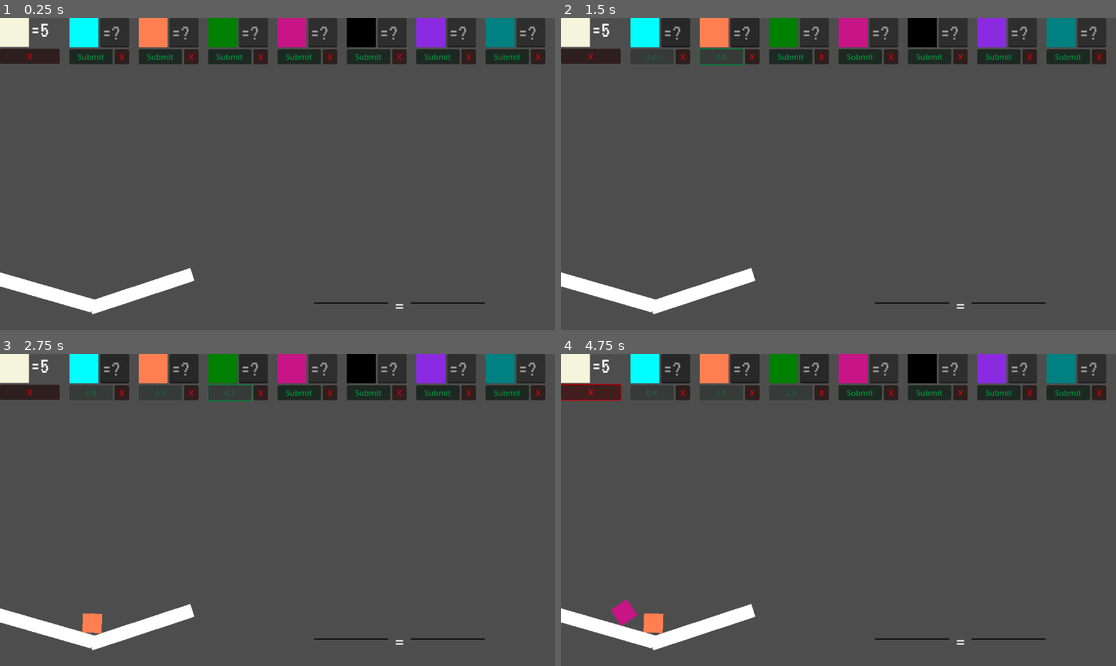
Above: before the commit, frames 1-4 (two rows, left to right).
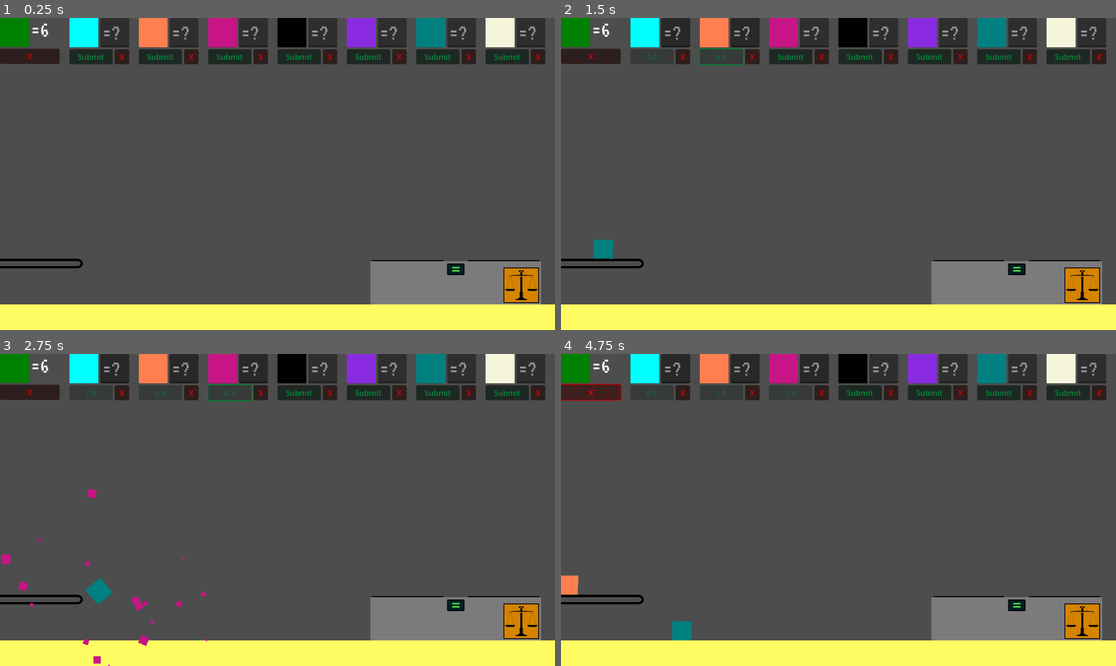
Above: after the commit, the same moments.

Repository: bjornarprytz/scale
Game: Godot game, scene res://main.tscn
Same seed, same stepped clock (60 frames per second), same inputs: the game is played once before the commit and once after it.
Inputs (mouse positions are in pixels of both pictures, inside the frame that each line leads up to):
- Up to frame 1 (0.25 s): no input
- Up to frame 2 (1.5 s): click "Submit" at 0.5 s; click "Submit" at 1.25 s
- Up to frame 3 (2.75 s): click "Submit" at 2 s
- Up to frame 4 (4.75 s): move the mouse to (655, 622) at 2.77 s; click (655, 622) at 2.92 s; move the mouse to (727, 525) at 3.52 s; click (727, 525) at 3.67 s; click "X" at 4.25 s

The runs differ from the first frame. In frame 1, 17% of the frame differs, in the area x 0-100%, y 0-100%; in frame 2, 18%; in frame 3, 18%; in frame 4, 18%.

Commit message:
Added fun

Diff:
--- /dev/null
+++ b/src/conveyer.gd
@@ -0,0 +1,12 @@
+extends Node
+
+@onready var sensor : Area2D = $Sensor
+
+func _physics_process(delta: float) -> void:
+	var bodies = sensor.get_overlapping_bodies()
+
+	for b in bodies:
+		if (not (b is ElementCube)):
+			continue
+		var cube = b as RigidBody2D
+		cube.linear_velocity = Vector2.RIGHT * 100.0
--- a/src/main.gd
+++ b/src/main.gd
@@ -9,7 +9,7 @@
 @onready var spawn_point : Node2D = $SpawnPoint
 @onready var info : GridContainer = $CanvasLayer/Control/AnswerGrid
 
-var t := 0.0
+var t := 100.0
 var elapsed := 0.0
 
 func _ready() -> void:
@@ -37,12 +37,6 @@
 			c.explode()
 
 func _process(delta: float) -> void:
-	elapsed += delta
-
-	var c_pos = spawn_point.position.x
-	var pos = pingpong(c_pos + (elapsed * 100.0), 300.0)
-	spawn_point.position.x = pos
-
 	t += delta
 
 	if (t > SPAWN_TIME and $Cubes.get_child_count() < 20):
--- a/src/main.tscn
+++ b/src/main.tscn
@@ -2,13 +2,11 @@
 
 [ext_resource type="Script" path="res://main.gd" id="1_860qy"]
 [ext_resource type="PackedScene" uid="uid://y0ij617emvpo" path="res://things/scale.tscn" id="2_2c80t"]
+[ext_resource type="PackedScene" uid="uid://bx07aexvlsy62" path="res://things/conveyer.tscn" id="3_1lvot"]
 
 [sub_resource type="WorldBoundaryShape2D" id="WorldBoundaryShape2D_02jkl"]
 
-[sub_resource type="RectangleShape2D" id="RectangleShape2D_3odtk"]
-size = Vector2(265.383, 19.9313)
-
-[node name="Node2D" type="Node2D"]
+[node name="Game" type="Node2D"]
 script = ExtResource("1_860qy")
 
 [node name="Floor" type="StaticBody2D" parent="."]
@@ -17,41 +15,20 @@
 [node name="CollisionShape2D" type="CollisionShape2D" parent="Floor"]
 shape = SubResource("WorldBoundaryShape2D_02jkl")
 
+[node name="ColorRect" type="ColorRect" parent="Floor"]
+offset_left = -578.0
+offset_right = 608.0
+offset_bottom = 57.0
+color = Color(1, 0.988235, 0.388235, 1)
+
 [node name="Scale" parent="." instance=ExtResource("2_2c80t")]
-position = Vector2(829, 593)
+position = Vector2(946, 505)
 
-[node name="Bowl" type="Node" parent="."]
-
-[node name="Bottom" type="StaticBody2D" parent="Bowl"]
-
-[node name="CollisionShape2D" type="CollisionShape2D" parent="Bowl/Bottom"]
-position = Vector2(67.0948, 557.959)
-rotation = 0.286654
-shape = SubResource("RectangleShape2D_3odtk")
-
-[node name="Left" type="StaticBody2D" parent="Bowl"]
-
-[node name="CollisionShape2D" type="CollisionShape2D" parent="Bowl/Left"]
-position = Vector2(272.008, 570.35)
-rotation = -0.313195
-shape = SubResource("RectangleShape2D_3odtk")
-
-[node name="ColorRect" type="ColorRect" parent="Bowl"]
-offset_left = 183.0
-offset_top = 589.0
-offset_right = 406.0
-offset_bottom = 617.0
-rotation = -0.318489
-
-[node name="ColorRect2" type="ColorRect" parent="Bowl"]
-offset_left = -60.0
-offset_top = 511.0
-offset_right = 207.0
-offset_bottom = 539.0
-rotation = 0.280023
+[node name="Conveyer" parent="." instance=ExtResource("3_1lvot")]
+position = Vector2(34, 510)
 
 [node name="SpawnPoint" type="Node2D" parent="."]
-position = Vector2(23, 428)
+position = Vector2(-33, 463)
 
 [node name="Cubes" type="Node" parent="."]
 
--- a/src/things/answer.gd
+++ b/src/things/answer.gd
@@ -2,6 +2,7 @@
 
 
 var my_kind : ElementCube.Kind
+var is_submitting : bool
 
 @onready var text_edit : TextEdit = $H/TextEdit
 @onready var submit : Button = $H2/Submit
@@ -10,14 +11,18 @@
 func _ready() -> void:
 	clear.button_down.connect(_clear)
 	submit.button_down.connect(_submit)
-	text_edit.text_changed.connect(_guard_text)
+	text_edit.text_changed.connect(_on_text_input)
 
 func _clear():
 	Autoload.purge.emit(my_kind)
 
 func _submit():
+	if (is_submitting):
+		return
+
 	text_edit.editable = false
 	submit.disabled = true
+	is_submitting = true
 
 	if (my_kind.weight == int(text_edit.text)):
 		submit.text = "Solved!"
@@ -32,11 +37,14 @@
 		submit.disabled = false
 		submit.text = "Submit"
 
+	is_submitting = false
+
 func _set_submit_text_countdown(t: float):
 	submit.text = "%0.1f" % t
 
-func _guard_text():
+func _on_text_input():
 	var final_text = ""
+	var should_submit = text_edit.text.ends_with('\n')
 
 	var regex = RegEx.new()
 	regex.compile("[0-9]")
@@ -52,6 +60,9 @@
 	text_edit.text = final_text
 	text_edit.set_caret_column(final_text.length())
 
+	if should_submit and text_edit.text.length() > 0:
+		_submit()
+
 func set_kind(kind: ElementCube.Kind):
 	$H/ColorRect.color = kind.color
 	my_kind = kind
--- /dev/null
+++ b/src/things/conveyer.tscn
@@ -0,0 +1,45 @@
+[gd_scene load_steps=5 format=3 uid="uid://bx07aexvlsy62"]
+
+[ext_resource type="Script" path="res://conveyer.gd" id="1_x5dhs"]
+
+[sub_resource type="RectangleShape2D" id="RectangleShape2D_igt66"]
+size = Vector2(277, 16)
+
+[sub_resource type="CapsuleShape2D" id="CapsuleShape2D_0eqqv"]
+height = 276.0
+
+[sub_resource type="StyleBoxFlat" id="StyleBoxFlat_6kre7"]
+bg_color = Color(0.6, 0.6, 0.6, 0)
+border_width_left = 5
+border_width_top = 5
+border_width_right = 5
+border_width_bottom = 5
+border_color = Color(0, 0, 0, 1)
+corner_radius_top_left = 10
+corner_radius_top_right = 10
+corner_radius_bottom_right = 10
+corner_radius_bottom_left = 10
+corner_detail = 10
+
+[node name="Conveyer" type="Node2D"]
+script = ExtResource("1_x5dhs")
+
+[node name="Sensor" type="Area2D" parent="."]
+position = Vector2(0, -6)
+
+[node name="CollisionShape2D" type="CollisionShape2D" parent="Sensor"]
+position = Vector2(0.5, -2)
+shape = SubResource("RectangleShape2D_igt66")
+
+[node name="Body" type="StaticBody2D" parent="."]
+
+[node name="CollisionShape2D" type="CollisionShape2D" parent="Body"]
+rotation = 1.57428
+shape = SubResource("CapsuleShape2D_0eqqv")
+
+[node name="ColorRect" type="Panel" parent="."]
+offset_left = -138.0
+offset_top = -10.0
+offset_right = 138.0
+offset_bottom = 10.0
+theme_override_styles/panel = SubResource("StyleBoxFlat_6kre7")
--- a/src/things/cube.gd
+++ b/src/things/cube.gd
@@ -14,6 +14,10 @@
 		modulate = kind.color
 
 @onready var boom : CPUParticles2D = $Explosion
+@onready var shape : CollisionShape2D = $Shape
+
+var prev_pos : Vector2
+var momentum : Vector2
 var held : bool
 var hovered : bool
 
@@ -21,21 +25,22 @@
 	if (!held):
 		return
 
+	if (prev_pos != Vector2.ZERO):
+		momentum = (global_position - prev_pos) * 50000.0 * delta
+	prev_pos = global_position
 	global_position = get_global_mouse_position()
 
 func _on_RigidBody2D_body_entered(body: Node):
 	if body is RigidBody2D or body is StaticBody2D:
-		# Get the collision energy
-		var collision_energy = get_collision_energy()
+		var damage = get_collision_energy() * damageMultiplier
 
-		# Calculate damage based on collision energy
-		var damage = collision_energy * damageMultiplier
-
-		# Call a function to apply the damage to the object
 		apply_damage(damage)
 
 func explode():
 	$Color.visible = false
+	freeze = true
+	shape.set_deferred("disabled", true)
+
 	boom.emitting = true
 
 	await get_tree().create_timer(boom.lifetime).timeout
@@ -43,11 +48,7 @@
 	queue_free()
 
 func apply_damage(amount):
-	# Implement your damage logic here
-	# You can decrease health, play a sound, spawn particle effects, etc.
-
 	if (amount > 30):
-		print("Total damage:", amount)
 		explode()
 
 
@@ -58,12 +59,15 @@
 
 func _unhandled_input(event: InputEvent) -> void:
 	if event is InputEventMouseButton:
+		var was_held = held
 		held = hovered and event.is_pressed()
 
 		if (held):
 			freeze = true
 		else:
 			freeze = false
+			if was_held:
+				apply_force(momentum) # Throw
 
 func _on_mouse_entered() -> void:
 	hovered = true
--- a/src/things/cube.tscn
+++ b/src/things/cube.tscn
@@ -1,12 +1,16 @@
-[gd_scene load_steps=3 format=3 uid="uid://ccgjssadsykiy"]
+[gd_scene load_steps=4 format=3 uid="uid://ccgjssadsykiy"]
 
 [ext_resource type="Script" path="res://things/cube.gd" id="1_talj7"]
+
+[sub_resource type="PhysicsMaterial" id="PhysicsMaterial_4aivi"]
+friction = 0.5
 
 [sub_resource type="RectangleShape2D" id="RectangleShape2D_xcpp7"]
 size = Vector2(40, 40)
 
 [node name="Cube" type="RigidBody2D"]
 input_pickable = true
+physics_material_override = SubResource("PhysicsMaterial_4aivi")
 max_contacts_reported = 8
 contact_monitor = true
 script = ExtResource("1_talj7")
--- a/src/things/scale-arm.gd
+++ /dev/null
@@ -1,11 +0,0 @@
-extends Area2D
-
-
-# Called every frame. 'delta' is the elapsed time since the previous frame.
-func _physics_process(delta: float) -> void:
-	var bodies = get_overlapping_bodies()
-
-	if (bodies.size() > 0):
-		$ColorRect.position.y = 3
-	else:
-		$ColorRect.position.y = -1
--- a/src/things/scale-arm.tscn
+++ b/src/things/scale-arm.tscn
@@ -1,19 +1,16 @@
-[gd_scene load_steps=3 format=3 uid="uid://wfj8a3a87s8g"]
-
-[ext_resource type="Script" path="res://things/scale-arm.gd" id="1_8ptub"]
+[gd_scene load_steps=2 format=3 uid="uid://wfj8a3a87s8g"]
 
 [sub_resource type="RectangleShape2D" id="RectangleShape2D_icay0"]
-size = Vector2(154, 2)
+size = Vector2(148, 2)
 
 [node name="Arm" type="Area2D"]
-script = ExtResource("1_8ptub")
 
 [node name="CollisionShape2D" type="CollisionShape2D" parent="."]
 shape = SubResource("RectangleShape2D_icay0")
 
 [node name="ColorRect" type="ColorRect" parent="."]
-offset_left = -77.0
+offset_left = -74.0
 offset_top = -1.0
-offset_right = 77.0
+offset_right = 74.0
 offset_bottom = 1.0
 color = Color(0, 0, 0, 1)
--- a/src/things/scale.gd
+++ b/src/things/scale.gd
@@ -2,8 +2,7 @@
 
 @onready var left: Area2D = $LeftArm
 @onready var right: Area2D = $RightArm
-@onready var display: RichTextLabel = $Display
-
+@onready var display: RichTextLabel = $Display/Result
 
 func _physics_process(delta: float) -> void:
 	var left_cubes = left.get_overlapping_bodies()
@@ -12,6 +11,7 @@
 	compare_cubes(left_cubes, right_cubes)
 
 func compare_cubes(left_cubes, right_cubes):
+
 	var left_weight := 0
 	var right_weight := 0
 
@@ -38,6 +38,10 @@
 
 	while !q.is_empty():
 		var cube = q.pop_front()
+
+		if (full_cluster.find(cube) != -1):
+			continue
+
 		full_cluster.push_back(cube)
 		var n = cube.get_colliding_bodies()
 		for c in n:
--- a/src/things/scale.tscn
+++ b/src/things/scale.tscn
@@ -1,7 +1,22 @@
-[gd_scene load_steps=5 format=3 uid="uid://y0ij617emvpo"]
+[gd_scene load_steps=9 format=3 uid="uid://y0ij617emvpo"]
 
 [ext_resource type="PackedScene" uid="uid://wfj8a3a87s8g" path="res://things/scale-arm.tscn" id="1_rkt60"]
 [ext_resource type="Script" path="res://things/scale.gd" id="1_swjbf"]
+[ext_resource type="Texture2D" uid="uid://b2dno8vk7ky55" path="res://things/scales.png" id="3_wic5h"]
+
+[sub_resource type="StyleBoxFlat" id="StyleBoxFlat_evmdv"]
+bg_color = Color(0, 0.133333, 0.141176, 1)
+border_width_left = 2
+border_width_top = 2
+border_width_right = 2
+border_width_bottom = 2
+border_color = Color(0, 0, 0, 1)
+corner_radius_top_left = 2
+corner_radius_top_right = 2
+corner_radius_bottom_right = 2
+corner_radius_bottom_left = 2
+corner_detail = 10
+anti_aliasing = false
 
 [sub_resource type="SystemFont" id="SystemFont_o56m1"]
 subpixel_positioning = 0
@@ -10,8 +25,25 @@
 default_font = SubResource("SystemFont_o56m1")
 default_font_size = 128
 
+[sub_resource type="RectangleShape2D" id="RectangleShape2D_7q17m"]
+size = Vector2(354, 90)
+
+[sub_resource type="StyleBoxFlat" id="StyleBoxFlat_wahtn"]
+bg_color = Color(0.835294, 0.517647, 0, 1)
+border_width_left = 2
+border_width_top = 2
+border_width_right = 2
+border_width_bottom = 2
+border_color = Color(0, 0, 0, 1)
+
 [node name="Scale" type="Node2D"]
 script = ExtResource("1_swjbf")
+
+[node name="ColorRect" type="ColorRect" parent="."]
+offset_left = -177.0
+offset_right = 177.0
+offset_bottom = 90.0
+color = Color(0.482353, 0.482353, 0.482353, 1)
 
 [node name="LeftArm" parent="." instance=ExtResource("1_rkt60")]
 position = Vector2(-100, -1)
@@ -19,11 +51,39 @@
 [node name="RightArm" parent="." instance=ExtResource("1_rkt60")]
 position = Vector2(100, -1)
 
-[node name="Display" type="RichTextLabel" parent="."]
-offset_left = -9.0
-offset_top = -17.0
-offset_right = 68.0
-offset_bottom = 171.0
+[node name="Display" type="Panel" parent="."]
+offset_left = -18.0
+offset_top = 5.0
+offset_right = 18.0
+offset_bottom = 29.0
+theme_override_styles/panel = SubResource("StyleBoxFlat_evmdv")
+
+[node name="Result" type="RichTextLabel" parent="Display"]
+modulate = Color(0.427451, 1, 0.278431, 1)
+layout_mode = 0
+offset_left = 9.0
+offset_top = -11.0
+offset_right = 86.0
+offset_bottom = 177.0
 scale = Vector2(0.25, 0.25)
 theme = SubResource("Theme_8b5lr")
 text = "="
+scroll_active = false
+
+[node name="StaticBody2D" type="StaticBody2D" parent="."]
+
+[node name="CollisionShape2D" type="CollisionShape2D" parent="StaticBody2D"]
+position = Vector2(0, 45)
+shape = SubResource("RectangleShape2D_7q17m")
+
+[node name="Panel" type="Panel" parent="."]
+offset_left = 99.0
+offset_top = 13.0
+offset_right = 173.0
+offset_bottom = 87.0
+theme_override_styles/panel = SubResource("StyleBoxFlat_wahtn")
+
+[node name="Scales" type="Sprite2D" parent="Panel"]
+position = Vector2(37, 37)
+scale = Vector2(0.4, 0.4)
+texture = ExtResource("3_wic5h")
Binary file added: src/things/scales.png
Not shown, added: src/things/scales.png.import
Not shown, changed: readme.md
